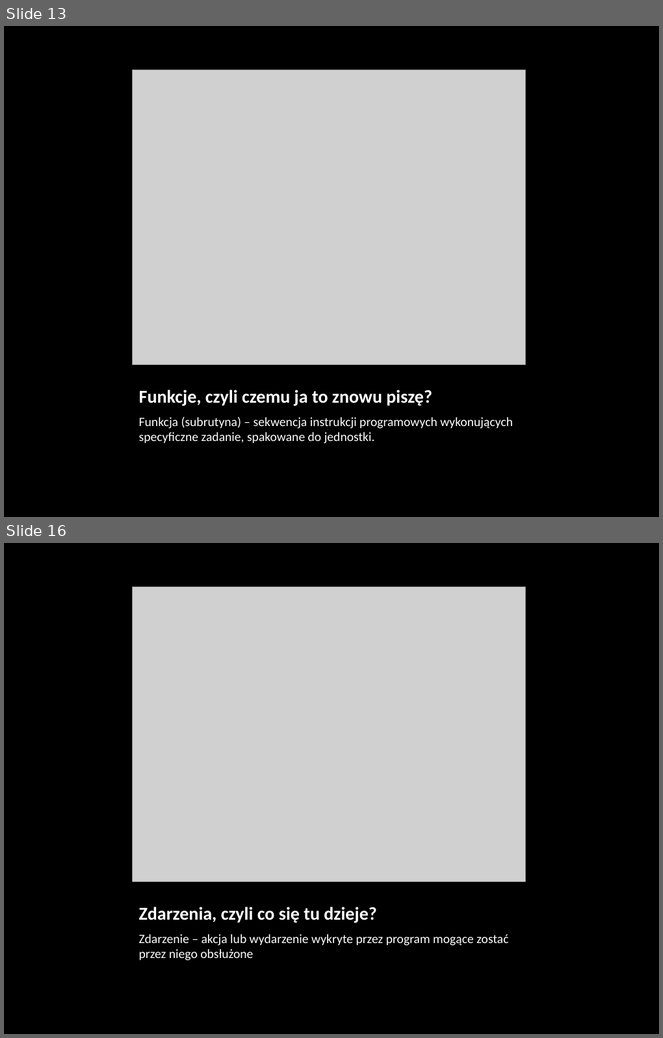
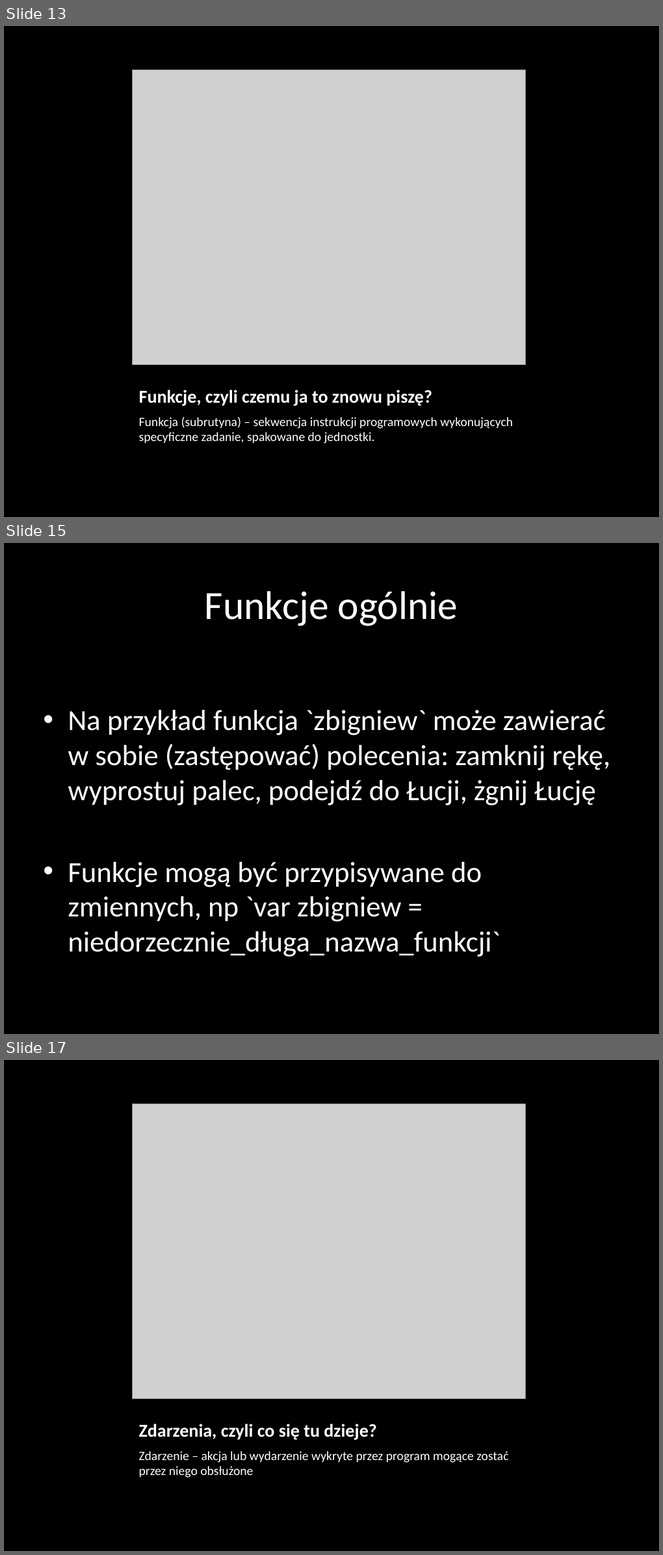
Before and after one commit to nabijaczleweli/UniwersytetDzieci-Google-2015-prezentacja, a slide deck: prezentacja/JavaScript.pptx. Shown one above the other, each under a label of ours: slides 13 and 16 before the commit, slides 13, 15 and 17 after it; the slides between them are not shown. The pictures are 663x1038 and 663x1555 pixels, drawn with LibreOffice and Linux fonts; fonts in the diff are those of the drawing; grey boxes stand for pictures. Boxes give left, top, right and bottom in pixels: in the first picture for what was removed or moved away, otherwise in the second. Text is boxed around its words. In the diff, an @@ line names an element or a change of style, - is before the commit and + after.

```diff
--- a/prezentacja/JavaScript.pptx
+++ b/prezentacja/JavaScript.pptx
@@ slide 15 added at (x1=4, y1=543, x2=659, y2=1034), background #000000 @@
@@ title added at (x1=205, y1=591, x2=458, y2=626), 44 pt, text #FFFFFF @@
+Funkcje ogólnie
@@ text added at (x1=68, y1=710, x2=611, y2=957), 32 pt, text #FFFFFF @@
+• Na przykład funkcja `zbigniew` może zawierać w sobie (zastępować) polecenia: zamknij rękę, wyprostuj palec, podejdź do Łucji, żgnij Łucję
+• Funkcje mogą być przypisywane do zmiennych, np `var zbigniew = niedorzecznie_długa_nazwa_funkcji`
@@ what was slide 16 is now slide 17 @@
```
Also in this commit, not shown: 9 slides changed, 6 other files.
